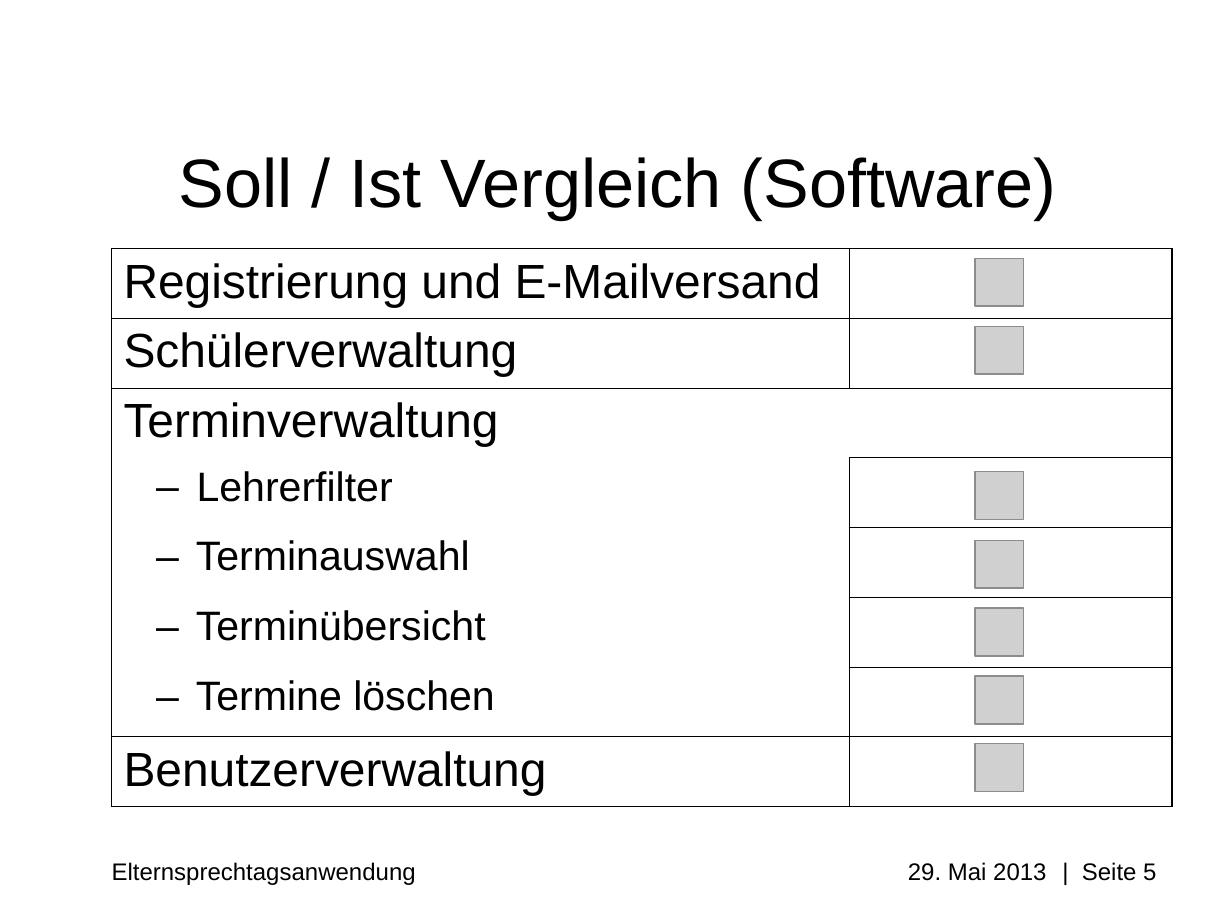
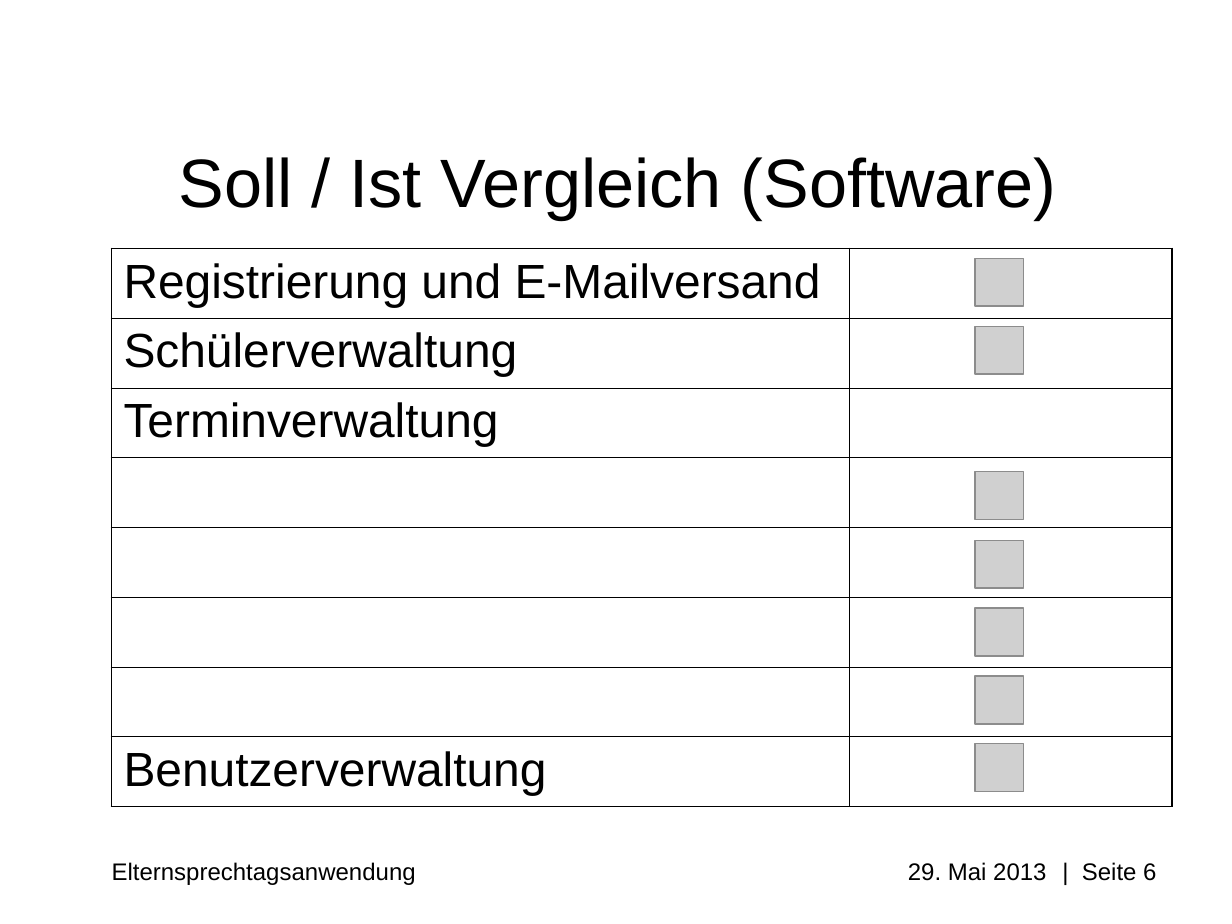
Before and after one commit to Professi/esta, a slide deck: slide 6 of docs/Praesentation/Elternsprechtagsanwendung(ESTA)_pre_alpha_0.0.0.1.ppt (slide 5 before the commit). Drawn at 1232x924 pixels with LibreOffice and Linux fonts; fonts in the diff are those of the drawing; grey boxes stand for pictures; background and template pictures are left out. Boxes give left, top, right and bottom in pixels: in the first picture for what was removed or moved away, otherwise in the second. Text is boxed around its words. In the diff, an @@ line names an element or a change of style, - is before the commit and + after.

```diff
--- a/docs/Praesentation/Elternsprechtagsanwendung(ESTA)_pre_alpha_0.0.0.1.ppt
+++ b/docs/Praesentation/Elternsprechtagsanwendung(ESTA)_pre_alpha_0.0.0.1.ppt
@@ table at (111, 249, 1172, 807) @@
-row 4, column 1: Lehrerfilter
+row 4, column 1: 
-row 5, column 1: Terminauswahl
+row 5, column 1: 
-row 6, column 1: Terminübersicht
+row 6, column 1: 
-row 7, column 1: Termine löschen
+row 7, column 1: 
@@ borders changed @@
@@ text at (112, 862, 1156, 885): text changed @@
-Elternsprechtagsanwendung 29. Mai 2013 | Seite 5
+Elternsprechtagsanwendung 29. Mai 2013 | Seite 6
```
Also in this commit, not shown: 1 other slide changed, 1 slide added, 1 slide removed, 3 other files.
